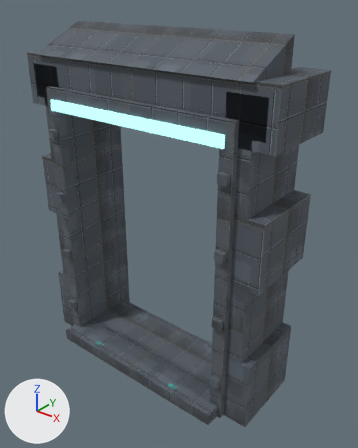
One commit to the glTF model assets/models/batch001/portal/portal_b_collar.glb: the scene before it, then after it.
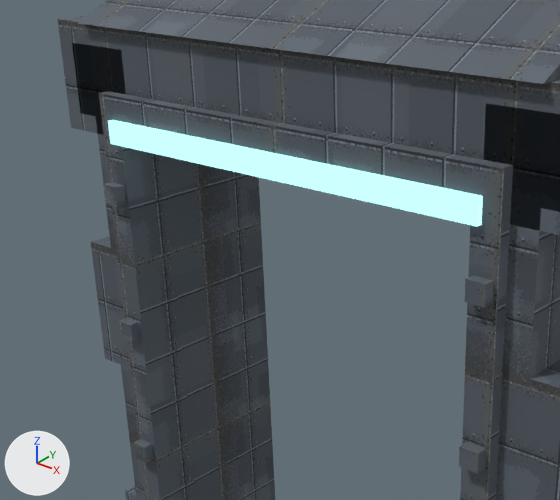
Old and new are each drawn whole from a camera (50 mm lens) standing at (3.73, -4.22, 4.78) and looking at (0.24, 0.13, 2.08) and again close up on the part from 0% to 73% of the width and 10% to 62% of the height. Lighting does not change. The marker at lower left points along +X, +Y and +Z. The last two pictures show the newer version.

The first close-up shows 'portal_b_collar'.
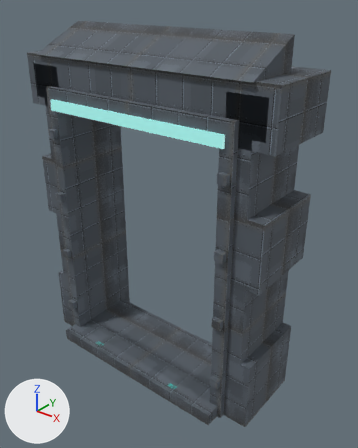
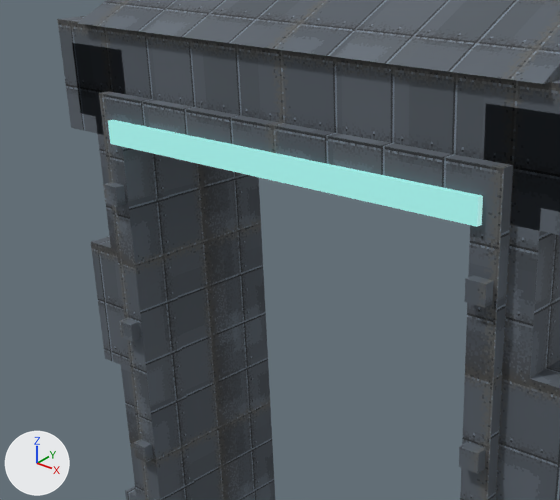
What differs and where, as boxes [x1, y1, x2, y2] in the close-ups (560 x 500 px):
```json
{"object": "portal_b_collar", "change": "recoloured", "before": [105, 116, 487, 230], "after": [105, 116, 487, 230]}
```

Scene script edits in JSON lines:
```json
{"op": "set", "path": "mat_portal_b_collar_band.emission_color", "old": "(0.522, 1.0, 0.953)", "new": "(0.237, 0.455, 0.433)", "note": "cyan #bffffa -> greyish cyan #86b4b0"}
```
